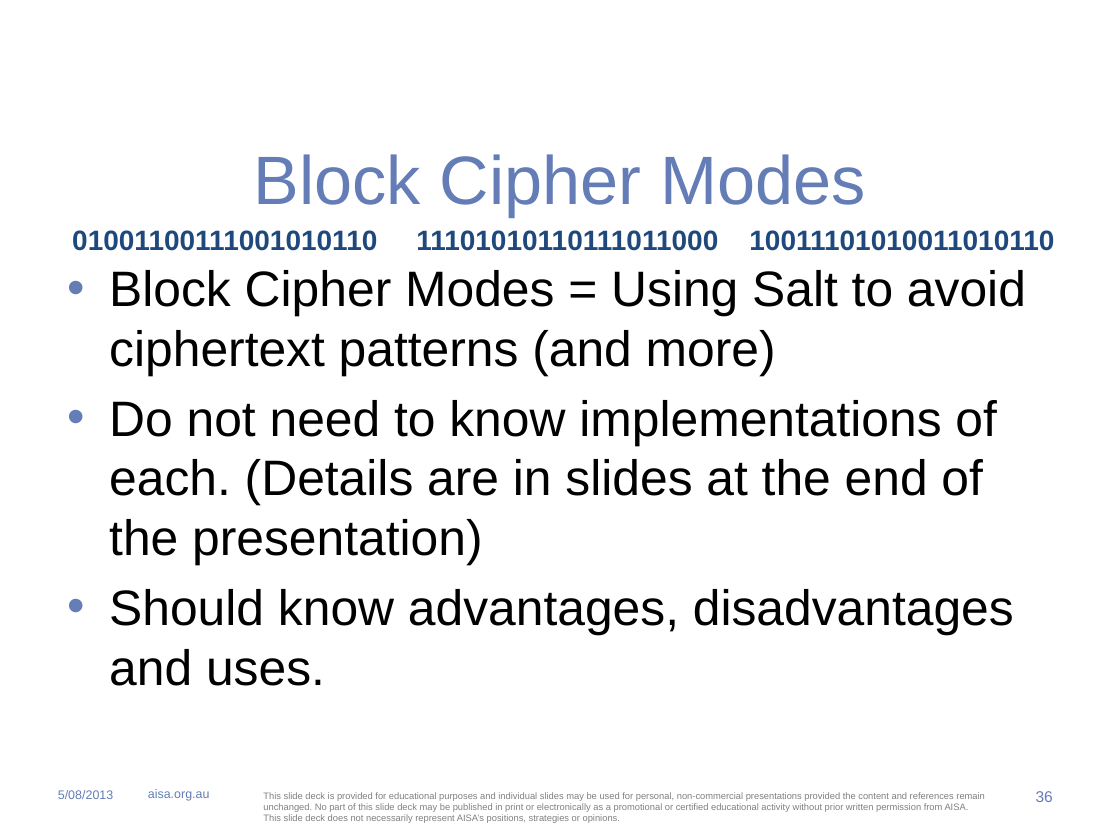
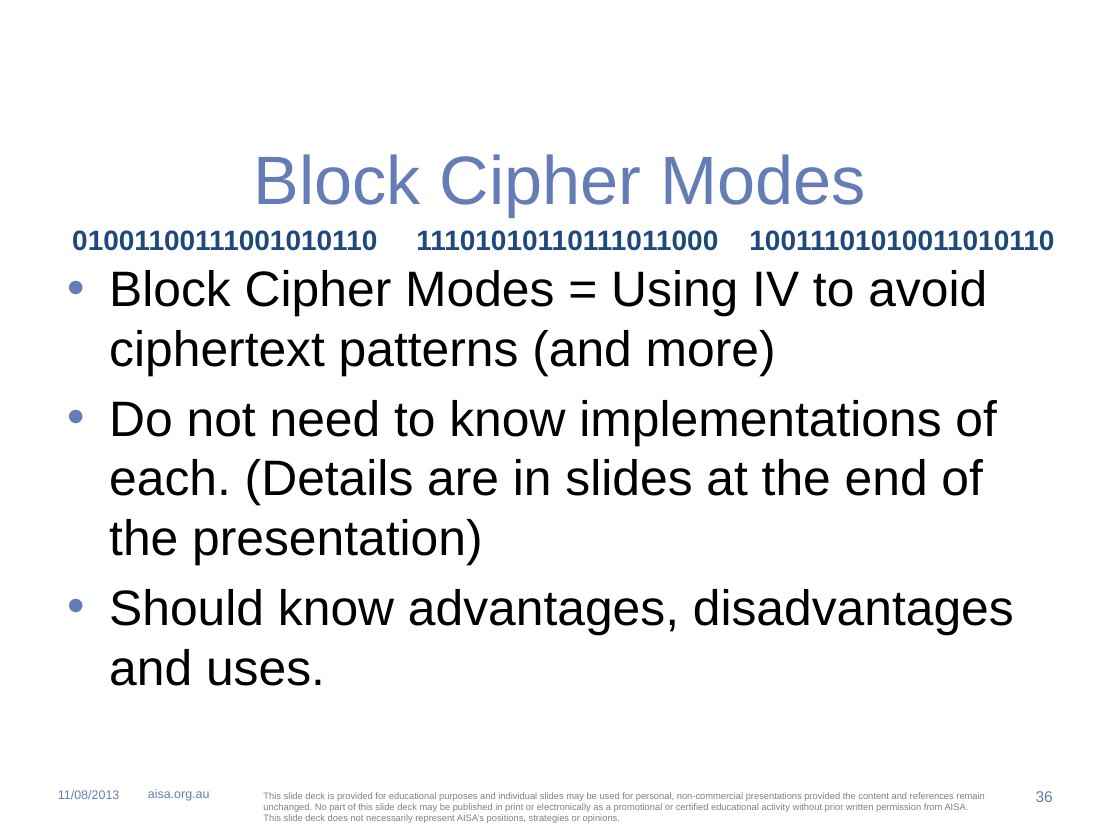
Before and after one commit to anthonylangsworth/AISACISSP, a slide deck: slide 36 of AISA CISSP - Cryptography.pptx. Drawn at 1120x840 pixels with LibreOffice and Linux fonts; fonts in the diff are those of the drawing; background and template pictures are left out. Boxes give left, top, right and bottom in pixels: in the first picture for what was removed or moved away, otherwise in the second. Text is boxed around its words. In the diff, an @@ line names an element or a change of style, - is before the commit and + after.

```diff
--- a/AISA CISSP - Cryptography.pptx
+++ b/AISA CISSP - Cryptography.pptx
@@ text at (x1=109, y1=270, x2=987, y2=376): text changed @@
-• Block Cipher Modes = Using Salt to avoid ciphertext patterns (and more)
+• Block Cipher Modes = Using IV to avoid ciphertext patterns (and more)
@@ text at (x1=58, y1=790, x2=119, y2=799): text changed @@
-5/08/2013
+11/08/2013
```
Also in this commit, not shown: 159 other slides changed.
